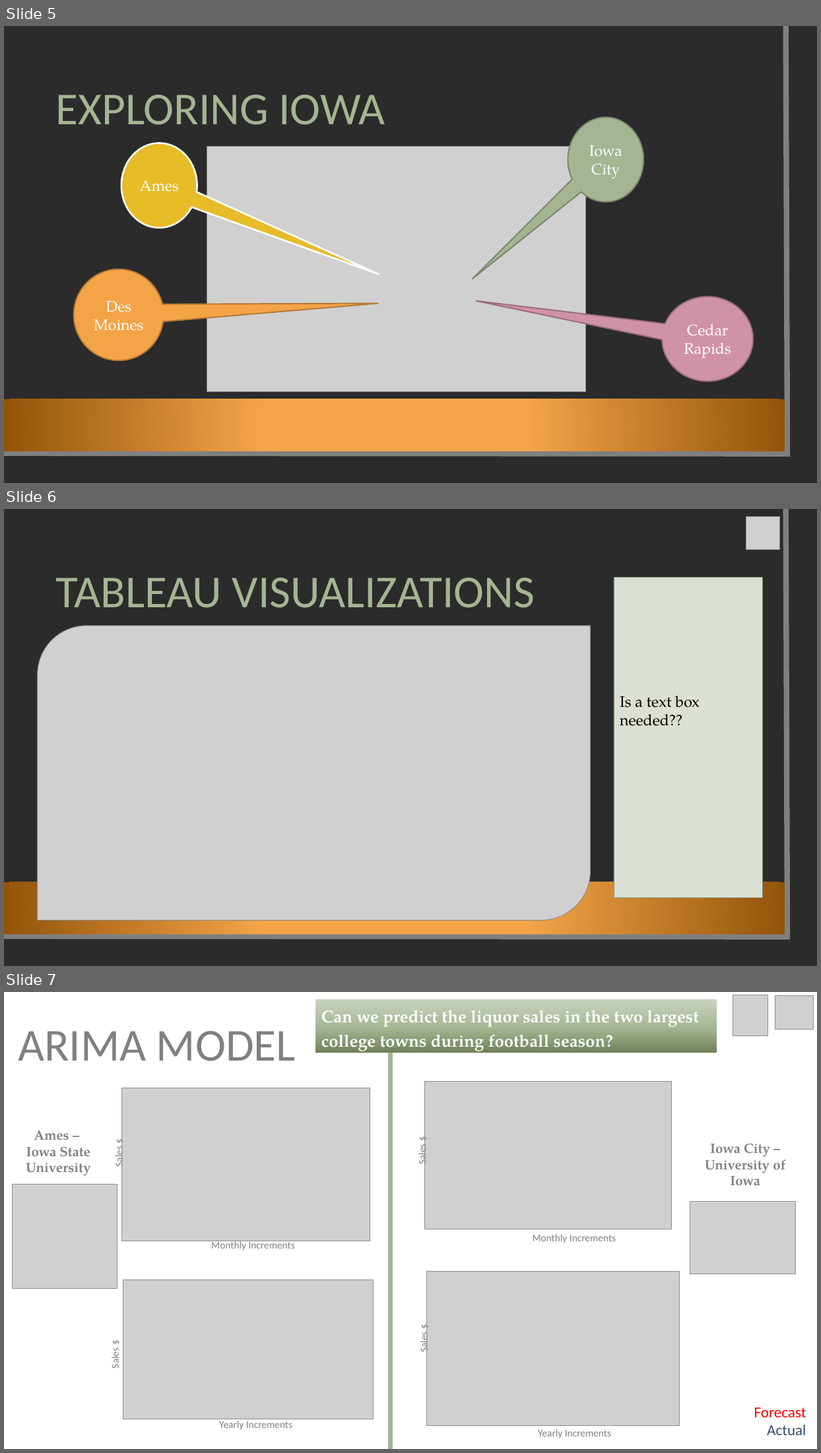
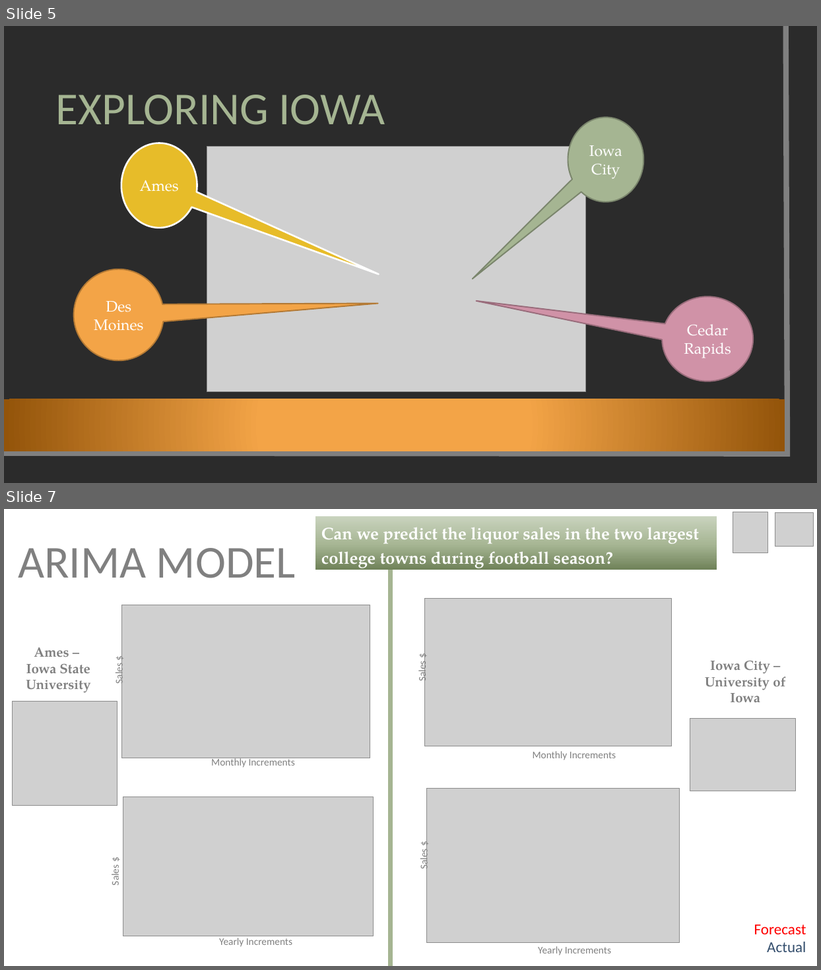
Before and after one commit to loriepeach1/project3_iowa, a slide deck: other/presentation.pptx. Shown one above the other, each under a label of ours: slides 5, 6 and 7 before the commit, slides 5 and 7 after it; the slides between them are not shown. The pictures are 821x1453 and 821x970 pixels, drawn with LibreOffice and Linux fonts; fonts in the diff are those of the drawing; grey boxes stand for pictures; background and template pictures are left out; a plain dark background stands for a picture behind light text. Boxes give left, top, right and bottom in pixels: in the first picture for what was removed or moved away, otherwise in the second. Text is boxed around its words. In the diff, an @@ line names an element or a change of style, - is before the commit and + after.

```diff
--- a/other/presentation.pptx
+++ b/other/presentation.pptx
@@ slide 6 removed at (x1=4, y1=509, x2=817, y2=966), background picture (left out); not listed: 3 template elements that a slide beside it also shows @@
@@ picture removed at (x1=746, y1=516, x2=780, y2=549) @@
@@ title removed at (x1=56, y1=578, x2=535, y2=608) @@
-TABLEAU VISUALIZATIONS
@@ rectangle removed at (x1=614, y1=578, x2=763, y2=898) @@
-Is a text box needed??
@@ picture removed at (x1=38, y1=626, x2=591, y2=921) @@
```
Also in this commit, not shown: 4 slides changed, 5 slides added, 1 other file.
